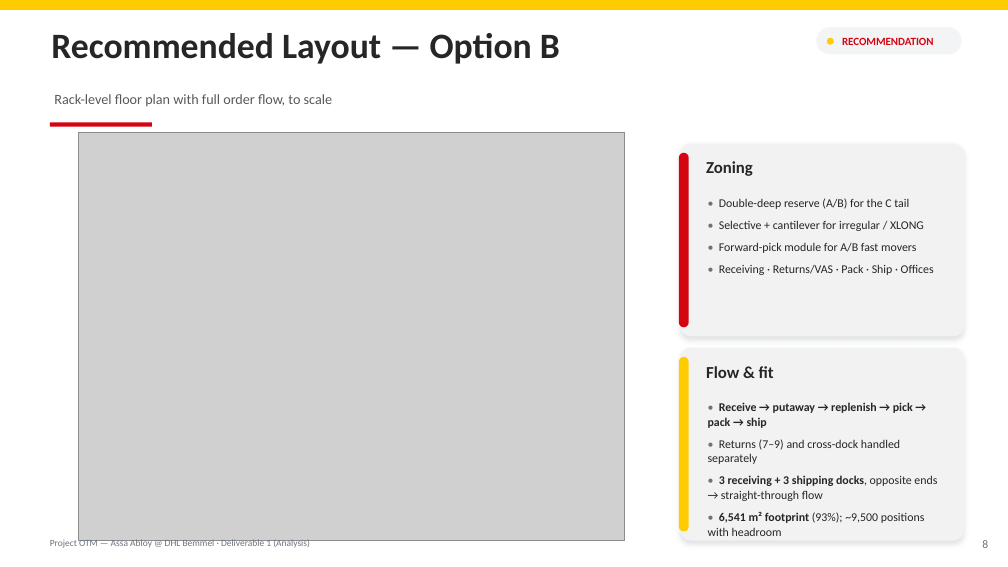
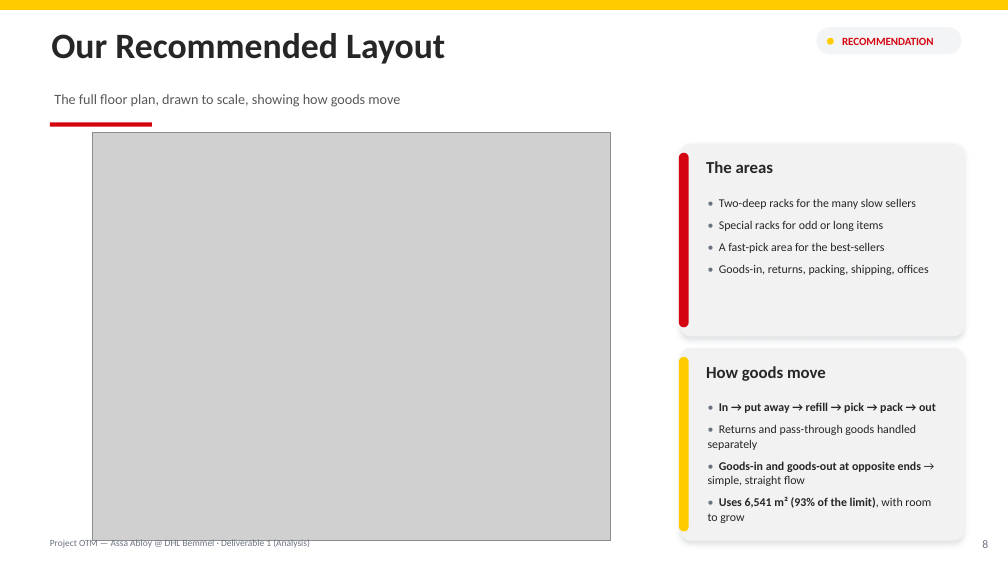
Before and after one commit to glebpankov2005-coder/Operations-Management-, a slide deck: slide 8 of deliverables/DHL Group 3 Milestone 1 (v2).pptx. Drawn at 1008x567 pixels with LibreOffice and Linux fonts; fonts in the diff are those of the drawing; grey boxes stand for pictures. Boxes give left, top, right and bottom in pixels: in the first picture for what was removed or moved away, otherwise in the second. Text is boxed around its words. In the diff, an @@ line names an element or a change of style, - is before the commit and + after.

```diff
--- a/deliverables/DHL Group 3 Milestone 1 (v2).pptx
+++ b/deliverables/DHL Group 3 Milestone 1 (v2).pptx
@@ text at box(51, 33, 445, 64): text changed @@
-Recommended Layout — Option B
+Our Recommended Layout
@@ text at box(54, 94, 400, 107): text changed @@
-Rack-level floor plan with full order flow, to scale
+The full floor plan, drawn to scale, showing how goods move
@@ picture: place and size @@
-picture at box(79, 132, 625, 541)
+picture at box(92, 132, 610, 541)
@@ text at box(706, 161, 773, 173): text changed @@
-Zoning
+The areas
@@ text at box(719, 198, 928, 275): text changed @@
-• Double-deep reserve (A/B) for the C tail
-• Selective + cantilever for irregular / XLONG
-• Forward-pick module for A/B fast movers
-• Receiving · Returns/VAS · Pack · Ship · Offices
+• Two-deep racks for the many slow sellers
+• Special racks for odd or long items
+• A fast-pick area for the best-sellers
+• Goods-in, returns, packing, shipping, offices
@@ text at box(706, 366, 826, 381): text changed @@
-Flow & fit
+How goods move
@@ text at box(708, 402, 936, 523): text changed; bold on @@
-• Receive → putaway → replenish → pick → pack → ship
-• Returns (7–9) and cross-dock handled separately
-• 3 receiving + 3 shipping docks, opposite ends → straight-through flow
-• 6,541 m² footprint (93%); ~9,500 positions with headroom
+• In → put away → refill → pick → pack → out
+• Returns and pass-through goods handled separately
+• Goods-in and goods-out at opposite ends → simple, straight flow
+• Uses 6,541 m² (93% of the limit), with room to grow
```
Also in this commit, not shown: 6 other slides changed, 1 slide added, 1 slide removed, 1 other file.
